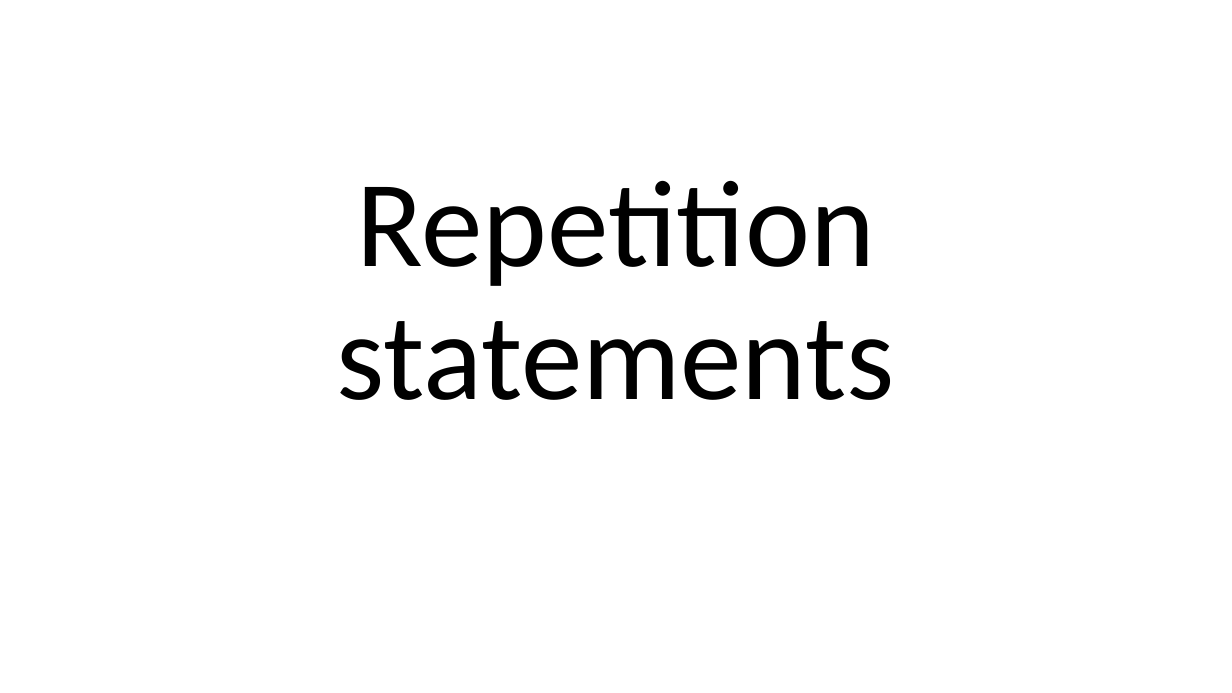
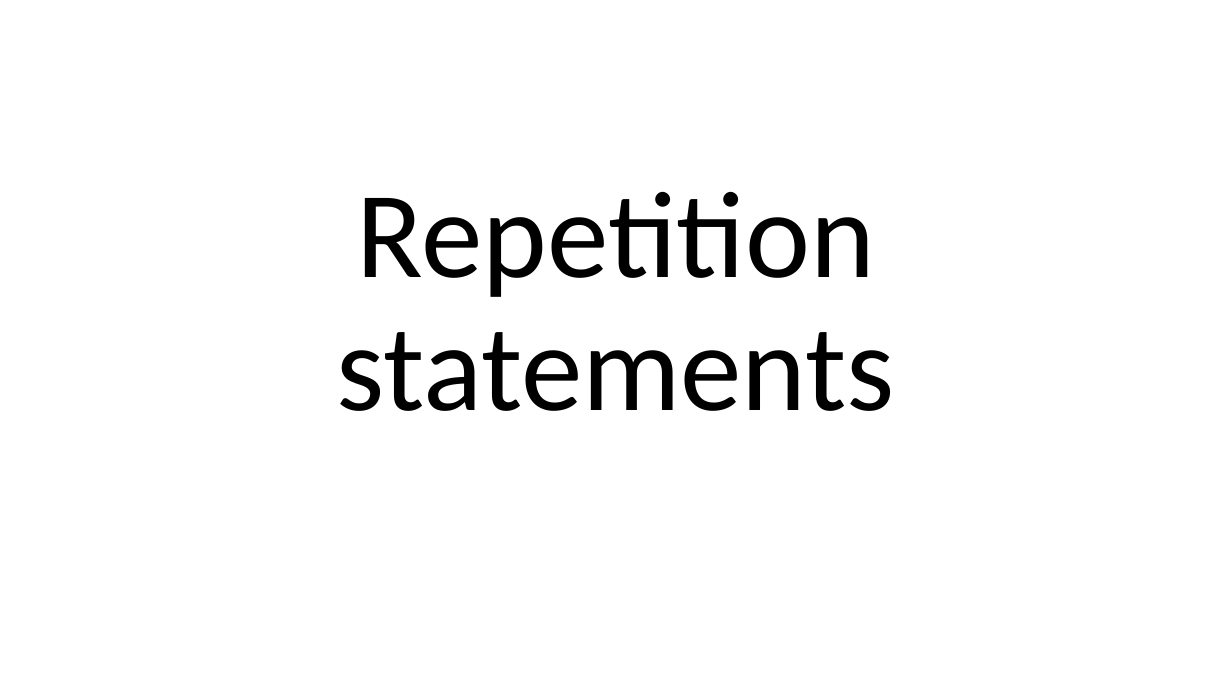
Before and after one commit to perslaursen/OOProg22, a slide deck: slide 1 of Chap/Prog02/Presentations/RepetitionStatements.pptx. Drawn at 1232x693 pixels with LibreOffice and Linux fonts; fonts in the diff are those of the drawing. Boxes give left, top, right and bottom in pixels: in the first picture for what was removed or moved away, otherwise in the second. Text is boxed around its words. In the diff, an @@ line names an element or a change of style, - is before the commit and + after.

```diff
--- a/Chap/Prog02/Presentations/RepetitionStatements.pptx
+++ b/Chap/Prog02/Presentations/RepetitionStatements.pptx
@@ title "Repetition statements": place and size @@
-title "Repetition statements" at (337,181,895,400)
+title "Repetition statements" at (337,192,895,411)
```
Also in this commit, not shown: 1 other slide changed, 33 other files.
